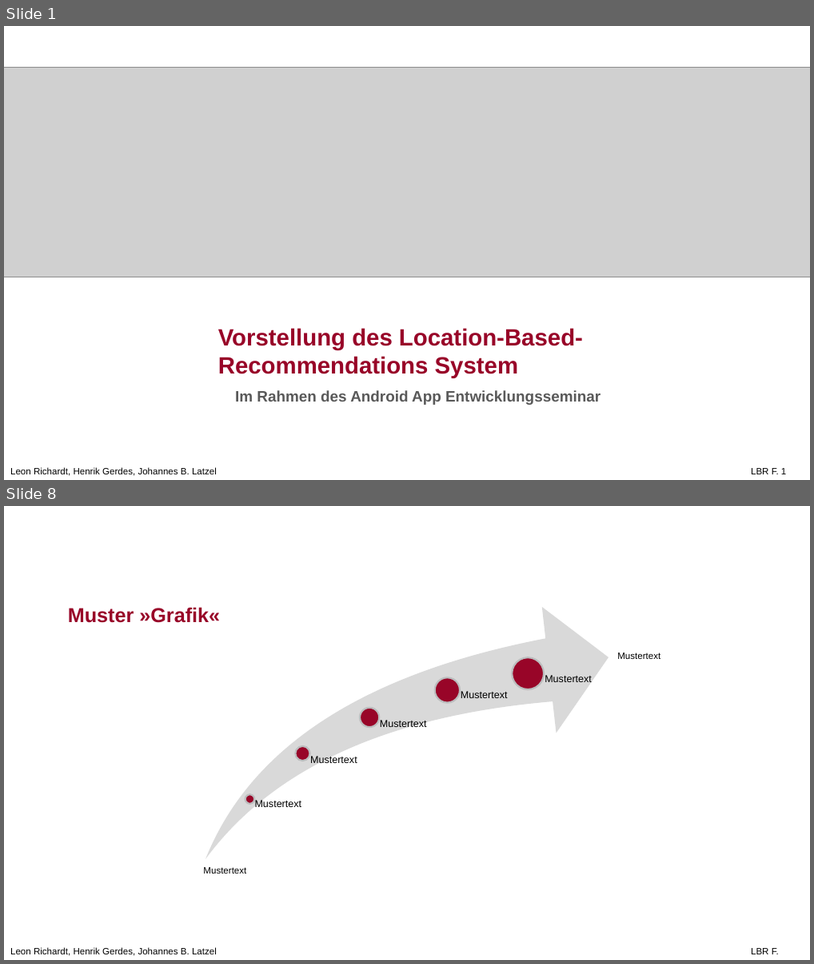
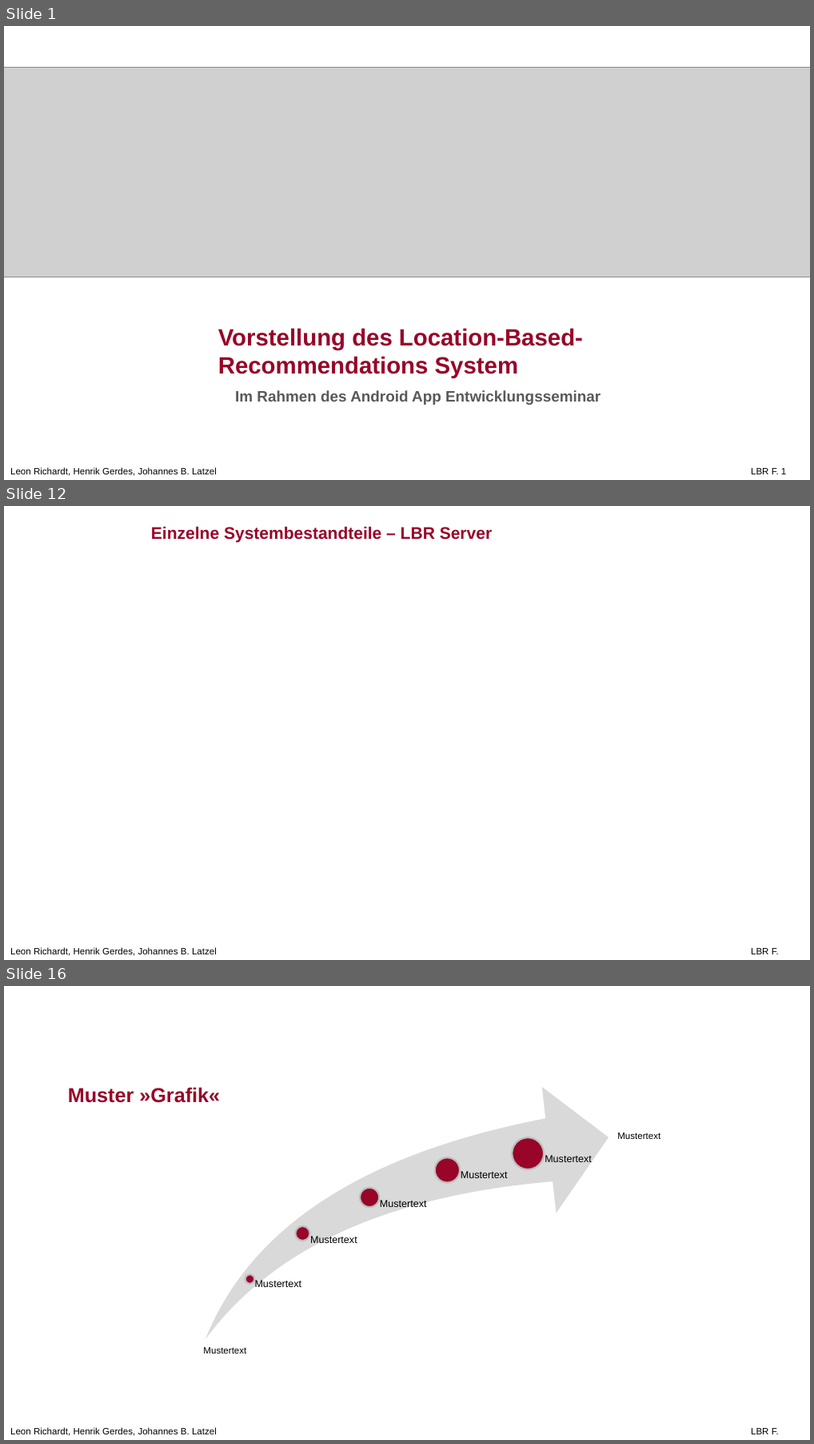
Before and after one commit to leon-richardt/location-based-recommendations, a slide deck: Presentations/LBR PP.pptx. Shown one above the other, each under a label of ours: slides 1 and 8 before the commit, slides 1, 12 and 16 after it; the slides between them are not shown. The pictures are 814x964 and 814x1444 pixels, drawn with LibreOffice and Linux fonts; fonts in the diff are those of the drawing; grey boxes stand for pictures; background and template pictures are left out. Boxes give left, top, right and bottom in pixels: in the first picture for what was removed or moved away, otherwise in the second. Text is boxed around its words. In the diff, an @@ line names an element or a change of style, - is before the commit and + after.

```diff
--- a/Presentations/LBR PP.pptx
+++ b/Presentations/LBR PP.pptx
@@ slide 12 added at bbox=[4, 506, 810, 960], background #FFFFFF; not listed: 2 template elements that a slide beside it also shows @@
@@ text added at bbox=[151, 526, 492, 543], 20 pt, text #980528, bold @@
+Einzelne Systembestandteile – LBR Server
@@ what was slide 8 is now slide 16 @@
```
Also in this commit, not shown: 5 slides changed, 8 other slides added, 1 slide removed.
